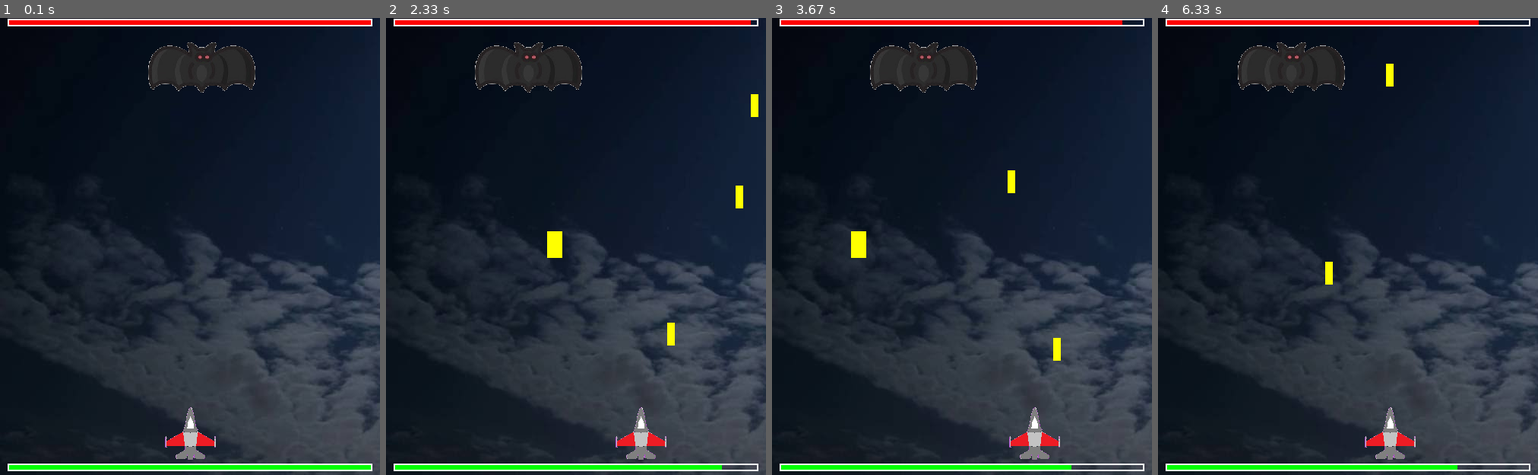
Above: before the commit, frames 1-4 (left to right).
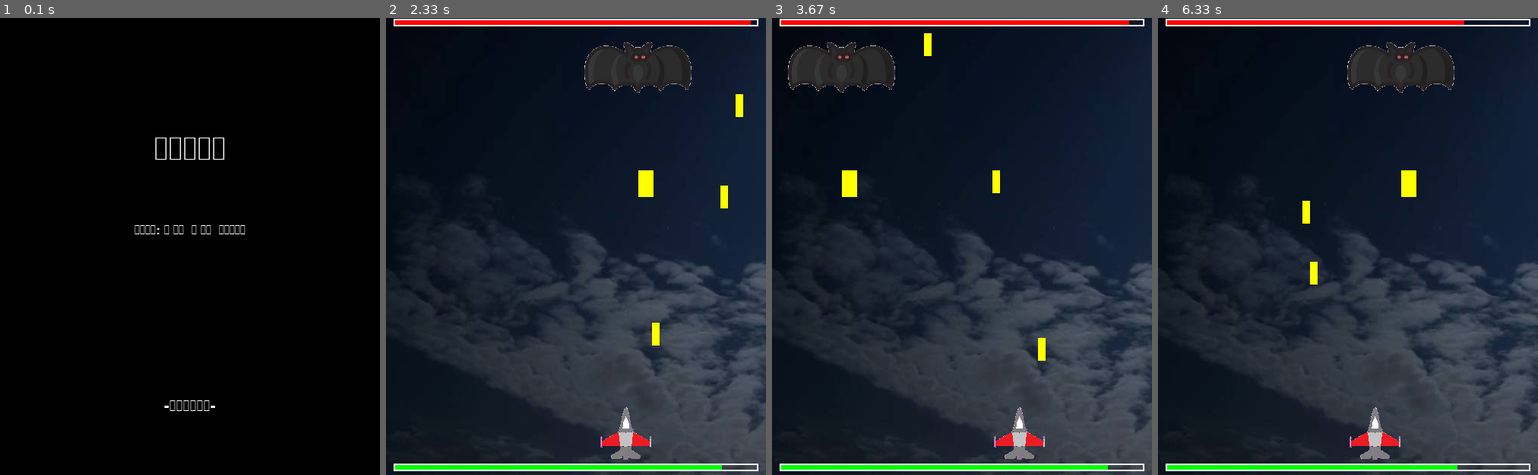
Above: after the commit, the same moments.

Repository: wendy062644/PyGame
Game: pygame game, started from PyGame遊戲練習.py
The game is run twice, just before and just after one commit, with the same random seed, the same clock (stepped at 60 frames per second) and the same inputs.
Inputs:
- Up to frame 1 (0.1 s): no input
- Up to frame 2 (2.33 s): hold Right 0.33-0.8 s; hold Space 0.83-1.3 s; hold Right 0.83-1.3 s; hold Right 1.33-1.8 s; tap Space at 1.4, 1.7, 1.9, 2.2 s; hold Left from 1.83 s (still down)
- Up to frame 3 (3.67 s): release Left at 2.37 s; hold Left 2.4-2.8 s; tap Space at 2.47, 2.77, 2.9, 3.2, 3.57 s; hold Right 2.83-3.47 s; hold Left from 3.5 s (still down)
- Up to frame 4 (6.33 s): tap Space at 3.87, 4.07, 4.37, 4.57, 4.87, 5.07, 5.37, 5.63, 5.93, 6.07 s; release Left at 3.97 s; hold Right 4-4.47 s; hold Right 4.5-4.97 s; hold Left 5-5.53 s; hold Left 5.57-5.97 s; hold Right from 6 s (still down)

The runs differ from the first frame. In frame 1, 92% of the frame differs, in the area x 0-100%, y 0-100%; in frame 2, 6.4%; in frame 3, 5.7%; in frame 4, 6.0%.

Commit message:
Update PyGame遊戲練習.py

Diff:
--- a/PyGame遊戲練習.py
+++ b/PyGame遊戲練習.py
@@ -2,6 +2,7 @@
 import os
 
 from pygame import draw
+from pygame.constants import K_SPACE
 
 FPS = 60
 TIME = 0
@@ -24,6 +25,50 @@
 
 shoot_sound = pygame.mixer.Sound(os.path.join("sound", "shoot.wav"))
 damaged_sound = pygame.mixer.Sound(os.path.join("sound", "damaged.wav"))
+
+font_name = os.path.join("font.ttf")
+def draw_text(surf, text, size, x, y):
+    font = pygame.font.Font(font_name, size)
+    text_surface = font.render(text, True, (255, 255, 255))
+    text_rect = text_surface.get_rect()
+    text_rect.centerx = x
+    text_rect.top = y
+    surf.blit(text_surface, text_rect)
+
+def draw_lobby():
+    draw_text(screen, '大戰外星人', 64, WIDTH/2, HEIGHT/4)
+    draw_text(screen, '遊戲說明: → 右移  ← 左移  空白鍵攻擊', 25, WIDTH/2, HEIGHT/2-30)
+    draw_text(screen, '-按任意建開始-', 30, WIDTH/2, HEIGHT-100)
+    pygame.display.update()
+    waitting = True
+    while waitting:
+        clock.tick(FPS)
+
+        for event in pygame.event.get():
+            if event.type == pygame.QUIT:
+                waitting = False
+                pygame.quit()
+            elif event.type == pygame.KEYUP:
+                waitting = False
+
+def draw_end():
+    screen.blit(background_img, (0, 0))
+    draw_text(screen, '你的分數: ', 48, WIDTH/2, HEIGHT/4)
+    draw_text(screen, '-按任意鍵結束遊戲-', 30, WIDTH/2, HEIGHT-100)
+    pygame.display.update()
+    waitting = True
+    while waitting:
+        clock.tick(FPS)
+
+        for event in pygame.event.get():
+            if event.type == pygame.QUIT:
+                waitting = False
+                pygame.quit()
+            elif event.type == pygame.KEYUP:
+                waitting = False
+                pygame.quit()
+
+
 
 def print_health(surf, hp, x, y):
     if hp < 0:
@@ -60,7 +105,7 @@
 
     def update(self):
         key_pressed = pygame.key.get_pressed()
-        if key_pressed[pygame.K_RIGHT] and self.rect.x < WIDTH-50:
+        if key_pressed[pygame.K_RIGHT] and self.rect.x < WIDTH-70:
             self.rect.x += self.MoveX
         if key_pressed[pygame.K_LEFT] and self.rect.x > 0:
             self.rect.x -= self.MoveX
@@ -132,7 +177,13 @@
 boss = Boss()
 all_sprites.add(boss)
 
+show_lobby = True
+
 while running:
+
+    if show_lobby:
+        draw_lobby()
+        show_lobby = False
 
     TIME += 1
 
@@ -159,6 +210,7 @@
         if player.health == 0:
             running = False
 
+
     bosshits = pygame.sprite.spritecollide(boss, PlayerBullet, True, pygame.sprite.collide_circle)
     for hit in bosshits:
         boss.health -= 10
@@ -170,4 +222,6 @@
     print_bosshealth(screen, boss.health, 10, HEIGHT-15)
     pygame.display.update()
 
+    if player.health == 0:
+        draw_end()
 pygame.quit()
